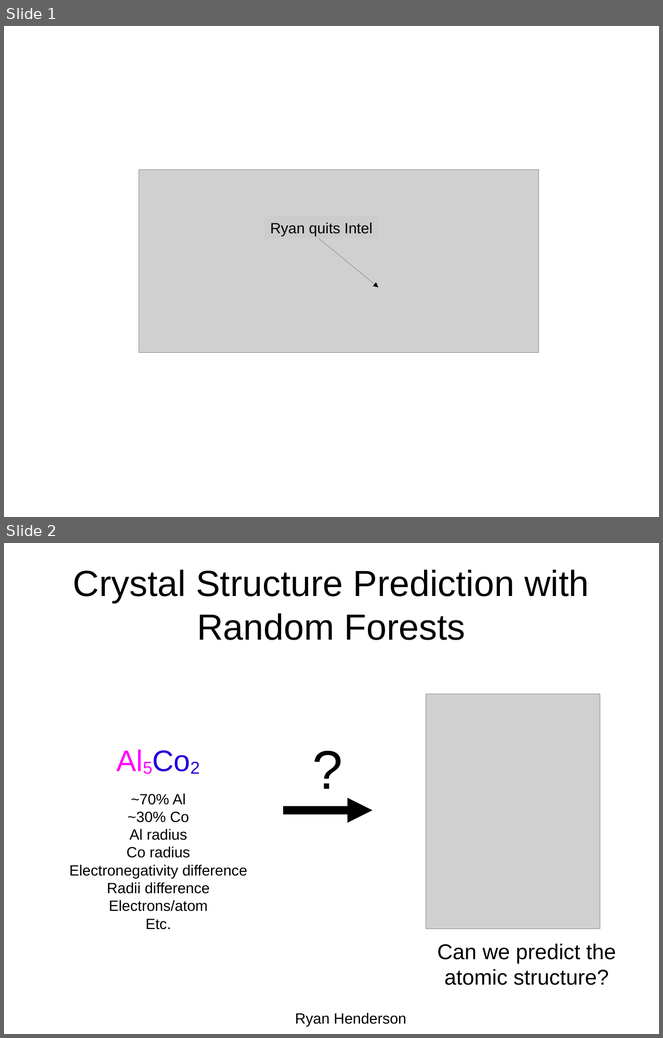
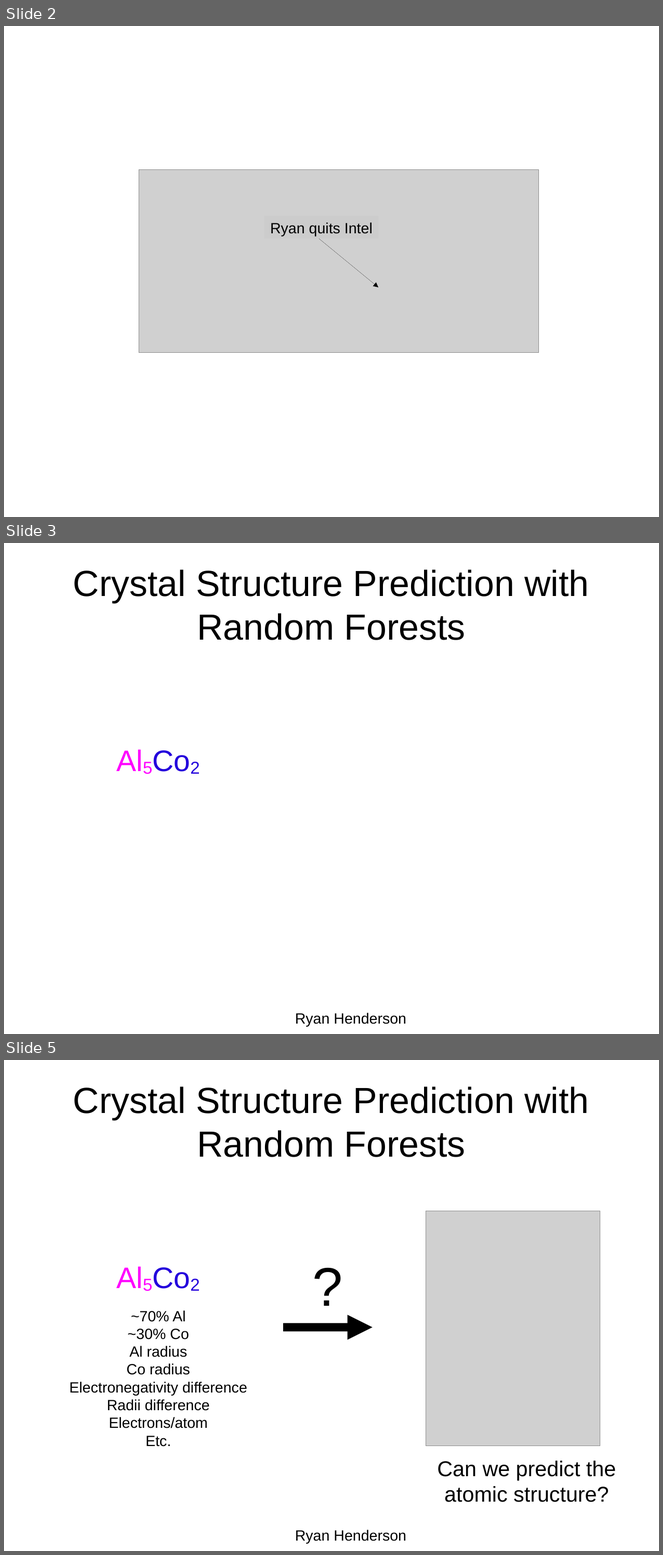
Before and after one commit to rhsimplex/matprojgeom, a slide deck: presentation.odp. Shown one above the other, each under a label of ours: slides 1 and 2 before the commit, slides 2, 3 and 5 after it; the slides between them are not shown. The pictures are 663x1038 and 663x1555 pixels, drawn with LibreOffice and Linux fonts; fonts in the diff are those of the drawing; grey boxes stand for pictures. Boxes give left, top, right and bottom in pixels: in the first picture for what was removed or moved away, otherwise in the second. Text is boxed around its words. In the diff, an @@ line names an element or a change of style, - is before the commit and + after.

```diff
--- a/presentation.odp
+++ b/presentation.odp
@@ slide 3 added at (x1=4, y1=543, x2=659, y2=1034), background #FFFFFF @@
@@ title added at (x1=73, y1=570, x2=589, y2=640), 44 pt, text #000000 @@
+Crystal Structure Prediction with Random Forests
@@ text added at (x1=111, y1=739, x2=206, y2=788), 36 pt, text #FF00FF @@
+Al5Co2
@@ text added at (x1=295, y1=1013, x2=406, y2=1027), 18 pt, text #000000 @@
+Ryan Henderson
@@ what was slide 1 is now slide 2 @@
@@ what was slide 2 is now slide 5 @@
```
Also in this commit, not shown: 1 slide changed, 5 other slides added, 1 other file.
